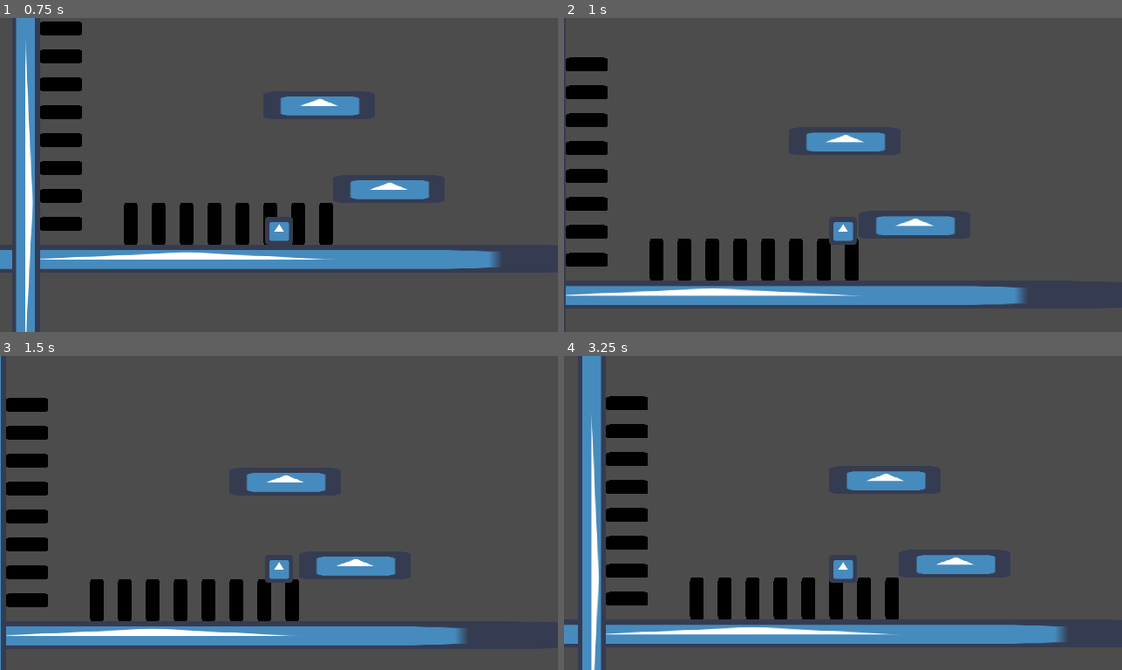
Above: before the commit, frames 1-4 (two rows, left to right).
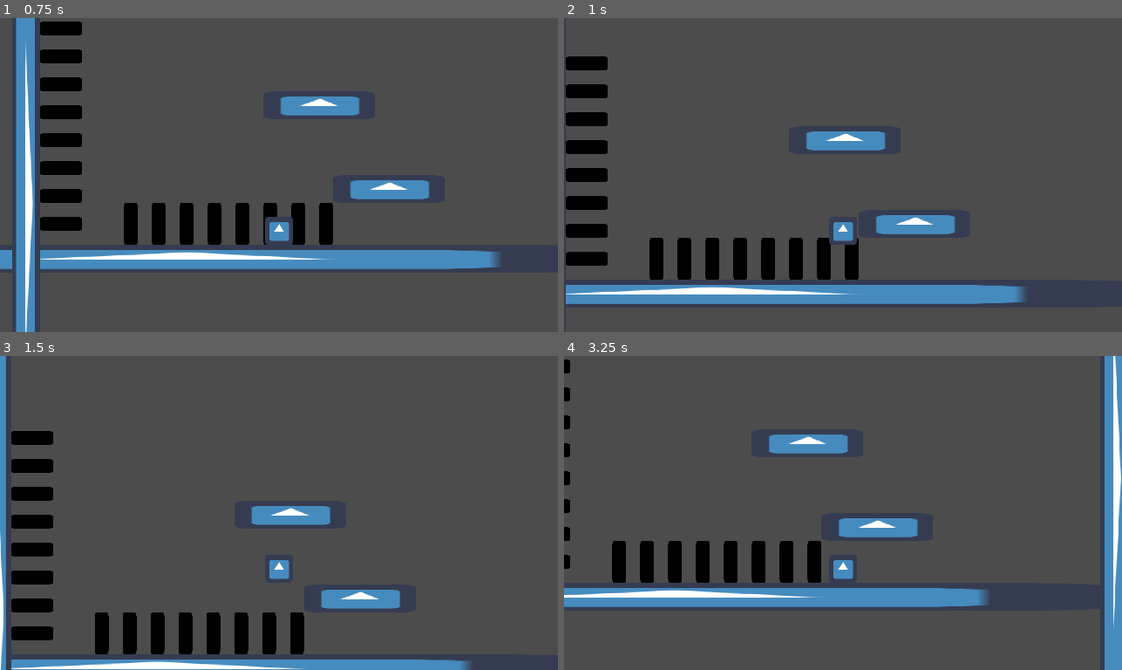
Above: after the commit, the same moments.

Repository: SleepingPhoenix1/Experimenting-with-movement
Game: Godot game, scene res://scenes/test_level.tscn
The game is run twice, just before and just after one commit, with the same random seed, the same clock (stepped at 60 frames per second) and the same inputs. The engine's default icon, where the game draws it, is replaced by a stand-in: a white triangle on a blue panel in a dark square.
Inputs:
- Up to frame 1 (0.75 s): tap Enter at 0.5 s; hold Right (ui_right) from 0.53 s (still down); hold Ctrl (climb) from 0.53 s (still down)
- Up to frame 2 (1 s): keep holding Right (ui_right); keep holding Ctrl (climb); tap Space (ui_jump) at 0.77, 0.8 s
- Up to frame 3 (1.5 s): keep holding Right (ui_right); tap Space (ui_jump) at 1.07, 1.35 s; release Ctrl (climb) at 1.28 s
- Up to frame 4 (3.25 s): tap Space (ui_jump) at 1.52, 1.82, 2.3, 3.02 s; tap Ctrl (climb) at 1.55, 2.85 s; release Right (ui_right) at 2.03 s; hold Left (ui_left) 2.03-2.78 s; hold Ctrl (climb) 2.03-2.78 s; hold Right (ui_right) from 2.78 s (still down)

Frame 1 is identical in both runs. In frame 2, 2.2% of the frame differs, in the area x 0-83%, y 12-92%; in frame 3, 18%; in frame 4, 25%, in the area x 0-100%, y 0-100%.

Commit message:
stamina fixes and jumping tweaks

Diff:
--- a/project.godot
+++ b/project.godot
@@ -48,6 +48,7 @@
 "events": [ Object(InputEventKey,"resource_local_to_scene":false,"resource_name":"","device":0,"alt":false,"shift":false,"control":false,"meta":false,"command":false,"pressed":false,"scancode":16777231,"physical_scancode":0,"unicode":0,"echo":false,"script":null)
 , Object(InputEventJoypadButton,"resource_local_to_scene":false,"resource_name":"","device":0,"button_index":14,"pressure":0.0,"pressed":false,"script":null)
 , Object(InputEventKey,"resource_local_to_scene":false,"resource_name":"","device":0,"alt":false,"shift":false,"control":false,"meta":false,"command":false,"pressed":false,"scancode":65,"physical_scancode":0,"unicode":0,"echo":false,"script":null)
+, Object(InputEventJoypadMotion,"resource_local_to_scene":false,"resource_name":"","device":0,"axis":0,"axis_value":-1.0,"script":null)
  ]
 }
 ui_right={
@@ -55,6 +56,7 @@
 "events": [ Object(InputEventKey,"resource_local_to_scene":false,"resource_name":"","device":0,"alt":false,"shift":false,"control":false,"meta":false,"command":false,"pressed":false,"scancode":16777233,"physical_scancode":0,"unicode":0,"echo":false,"script":null)
 , Object(InputEventJoypadButton,"resource_local_to_scene":false,"resource_name":"","device":0,"button_index":15,"pressure":0.0,"pressed":false,"script":null)
 , Object(InputEventKey,"resource_local_to_scene":false,"resource_name":"","device":0,"alt":false,"shift":false,"control":false,"meta":false,"command":false,"pressed":false,"scancode":68,"physical_scancode":0,"unicode":0,"echo":false,"script":null)
+, Object(InputEventJoypadMotion,"resource_local_to_scene":false,"resource_name":"","device":0,"axis":0,"axis_value":1.0,"script":null)
  ]
 }
 ui_up={
@@ -62,6 +64,7 @@
 "events": [ Object(InputEventKey,"resource_local_to_scene":false,"resource_name":"","device":0,"alt":false,"shift":false,"control":false,"meta":false,"command":false,"pressed":false,"scancode":16777232,"physical_scancode":0,"unicode":0,"echo":false,"script":null)
 , Object(InputEventJoypadButton,"resource_local_to_scene":false,"resource_name":"","device":0,"button_index":12,"pressure":0.0,"pressed":false,"script":null)
 , Object(InputEventKey,"resource_local_to_scene":false,"resource_name":"","device":0,"alt":false,"shift":false,"control":false,"meta":false,"command":false,"pressed":false,"scancode":87,"physical_scancode":0,"unicode":0,"echo":false,"script":null)
+, Object(InputEventJoypadMotion,"resource_local_to_scene":false,"resource_name":"","device":0,"axis":1,"axis_value":-1.0,"script":null)
  ]
 }
 ui_down={
@@ -69,6 +72,7 @@
 "events": [ Object(InputEventKey,"resource_local_to_scene":false,"resource_name":"","device":0,"alt":false,"shift":false,"control":false,"meta":false,"command":false,"pressed":false,"scancode":16777234,"physical_scancode":0,"unicode":0,"echo":false,"script":null)
 , Object(InputEventJoypadButton,"resource_local_to_scene":false,"resource_name":"","device":0,"button_index":13,"pressure":0.0,"pressed":false,"script":null)
 , Object(InputEventKey,"resource_local_to_scene":false,"resource_name":"","device":0,"alt":false,"shift":false,"control":false,"meta":false,"command":false,"pressed":false,"scancode":83,"physical_scancode":0,"unicode":0,"echo":false,"script":null)
+, Object(InputEventJoypadMotion,"resource_local_to_scene":false,"resource_name":"","device":0,"axis":1,"axis_value":1.0,"script":null)
  ]
 }
 ui_page_up={
@@ -90,11 +94,13 @@
 ui_jump={
 "deadzone": 0.5,
 "events": [ Object(InputEventKey,"resource_local_to_scene":false,"resource_name":"","device":0,"alt":false,"shift":false,"control":false,"meta":false,"command":false,"pressed":false,"scancode":32,"physical_scancode":0,"unicode":0,"echo":false,"script":null)
+, Object(InputEventJoypadButton,"resource_local_to_scene":false,"resource_name":"","device":0,"button_index":0,"pressure":0.0,"pressed":false,"script":null)
  ]
 }
 climb={
 "deadzone": 0.5,
 "events": [ Object(InputEventKey,"resource_local_to_scene":false,"resource_name":"","device":0,"alt":false,"shift":false,"control":false,"meta":false,"command":false,"pressed":false,"scancode":16777238,"physical_scancode":0,"unicode":0,"echo":false,"script":null)
+, Object(InputEventJoypadButton,"resource_local_to_scene":false,"resource_name":"","device":0,"button_index":7,"pressure":0.0,"pressed":false,"script":null)
  ]
 }
 
--- a/scenes/player.tscn
+++ b/scenes/player.tscn
@@ -9,7 +9,6 @@
 [node name="KinematicBody2D" type="KinematicBody2D"]
 script = ExtResource( 2 )
 acceleration = 20
-jump_slowing_down = 20
 jump_height = 30.0
 jump_time_to_peak = 0.3
 jump_time_to_descent = 0.2
--- a/scripts/player.gd
+++ b/scripts/player.gd
@@ -47,7 +47,7 @@
 var is_wall_climbing = false
 #stamina
 export var max_stamina = 200
-var stamina
+var stamina = max_stamina
 export var stamina_on_wall : float = 1
 export var stamina_wall_climb = 2
 export var stamina_wall_climb_jump = 5
@@ -83,7 +83,7 @@
 func _physics_process(delta):
 	movement()
 	_update_wall_directions()
-	print(velocity.x)
+	print(stamina)
 
 
 
@@ -146,6 +146,12 @@
 	#fall detector
 	if velocity.y > 0:
 		can_wall_climb = true
+
+
+	#stamina sliding
+	if stamina <= 0 and wall_direction != 0:
+		velocity.y = max_wall_slide_speed+30
+
 
 
 	#wall jumping and sliding
@@ -167,12 +173,9 @@
 		elif Input.is_action_pressed("ui_down"):
 			velocity.y = wall_climb_speed
 			stamina -= stamina_wall_climb
-		elif Input.is_action_just_pressed("ui_jump"):
-			pass
 		else:
 			velocity.y = 0
 			stamina -= stamina_on_wall
-		wall_jumping()
 		is_wall_climbing = true
 	else:
 		can_move = true
@@ -191,9 +194,7 @@
 		velocity.x -= acceleration #/ 2
 	else:
 		velocity.x = max_speed * sign(velocity.x)
-	#if velocity.x == max_speed-deceleration and direction == -1:
-	#	deceleration = turning_speed
-	#else: deceleration = export_deceleration
+
 
 func deceleration():
 	if velocity.x > 0 and direction == 1:
@@ -201,7 +202,7 @@
 	elif velocity.x < 0 and direction == -1:
 		velocity.x += deceleration
 	elif (wall_direction !=0 and !is_on_floor()) or has_wall_jumped:
-		velocity.x += deceleration * wall_direction *6
+		velocity.x += deceleration * wall_direction
 	else: velocity.x = 0
 
 
@@ -211,6 +212,11 @@
 func jump(): #jumping
 	velocity.y = jump_velocity
 
+
+func wall_jump(climbing): #wall jumping
+	velocity.y = jump_velocity+30
+	if !climbing:
+		velocity.x += 125 * -wall_direction
 
 
 func wall_jumping():
@@ -220,8 +226,8 @@
 		has_wall_jumped = true
 		var wall_jump_velocity = Wall_jump_Velocity
 		if !is_moving and stamina > 0 and is_wall_climbing:
-			wall_jump_velocity.x = 0
-		velocity = Vector2(wall_jump_velocity.x * -wall_direction, wall_jump_velocity.y)
+			wall_jump(true)
+		else: wall_jump(false)
 
 func _update_wall_directions():
 	var is_near_wall_left = _check_is_valid_wall(left_wall_raycasts)
